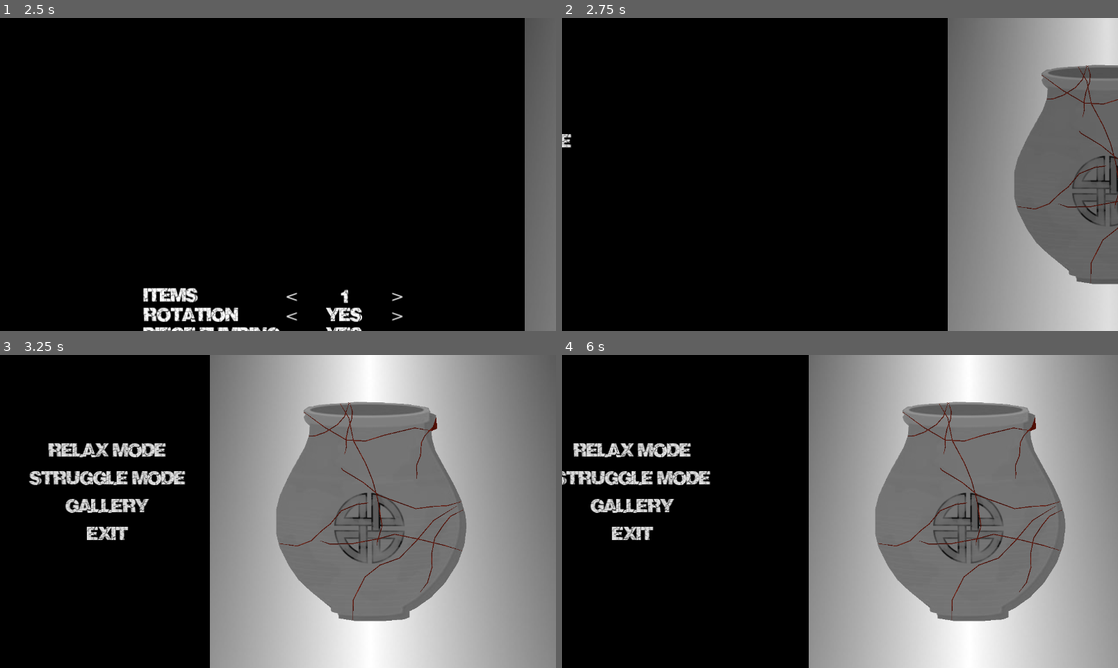
Above: before the commit, frames 1-4 (two rows, left to right).
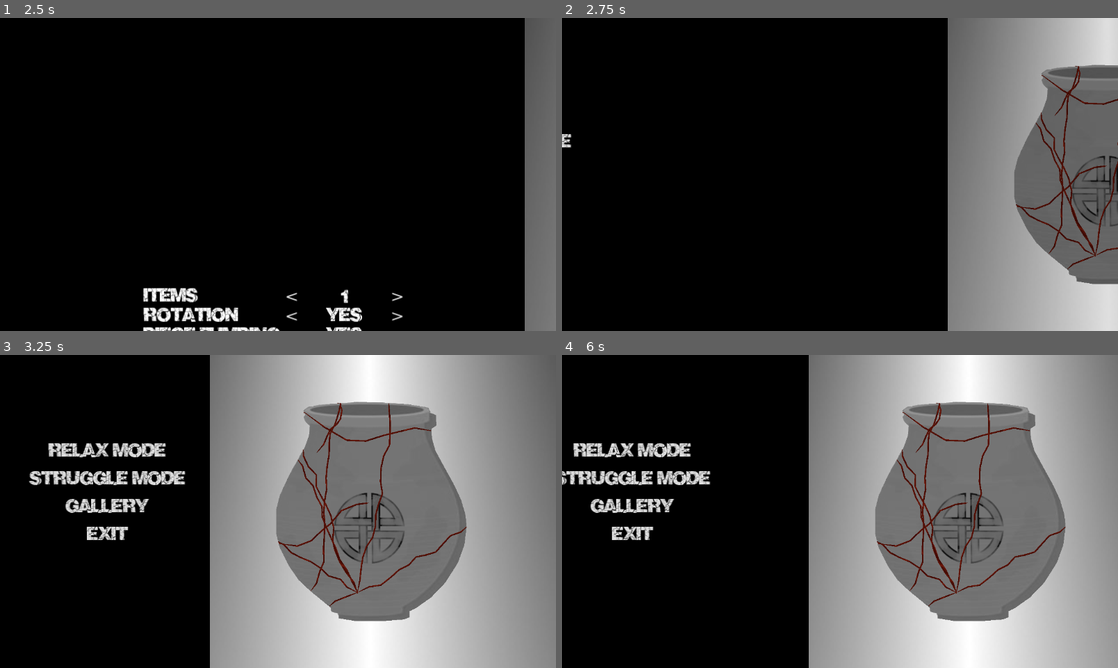
Above: after the commit, the same moments.

Repository: feyrkh/Exploratory
Game: Godot game, scene res://menu/main/TitleScreen.tscn
Two runs of this game, one before a commit and one after it. Both use one fixed random seed, a clock stepped at 60 frames per second and the inputs below. Sound files missing from this copy of the repository are replaced by a short silence.
Inputs (mouse positions are in pixels of both pictures, inside the frame that each line leads up to):
- Up to frame 1 (2.5 s): click "Relax Mode" at 0.5 s; tap Enter at 1.25 s; move the mouse to (400, 158) at 1.27 s; hold D (right) 1.28-2 s; tap Space (add_crack) at 1.35 s; click (400, 158) at 1.42 s; click "Start" at 2 s
- Up to frame 2 (2.75 s): no input
- Up to frame 3 (3.25 s): drag from (166, 527) to (250, 574) at 2.77 s
- Up to frame 4 (6 s): click "Struggle Mode" at 3.5 s; move the mouse to (895, 442) at 4.27 s; hold D (right) 4.28-5 s; hold Tab (change_click_mode) 4.28-5 s; click "Start" at 5 s; drag from (812, 574) to (673, 464) at 5.77 s

Frame 1 is identical in both runs. In frame 2, 1.0% of the frame differs, in the area x 81-100%, y 15-85%; in frame 3, 1.6%; in frame 4, 1.6%, in the area x 56-91%, y 15-85%.

Commit message:
Improved fracture algorithms

Diff:
--- a/menu/main/TitleScreen.gd
+++ b/menu/main/TitleScreen.gd
@@ -289,10 +289,12 @@
 	next_bounding_box = item.bounding_box
 	item.position = -(item.bounding_box.size / 2 + item.bounding_box.position)
 
-	for j in range(randi_range(5, 12)):
-		item.random_scar()
+	var cracks := FractureGenerator.generate_standard_scars(item, randi_range(5, 12))
+	item.create_scars_from_paths(cracks)
+	#for j in range(randi_range(5, 12)):
+	#	item.random_scar()
 	if load_slowly: await(get_tree().process_frame)
-	await item.try_shatter(randf_range(0.5, 1.5), load_slowly)
+	await item.try_shatter(randf_range(1, 2.5), load_slowly)
 	if load_slowly: await(get_tree().process_frame)
 	for i in find_child("ItemPreparation").get_children():
 		if is_instance_valid(i) and i is ArcheologyItem:
--- a/pottery/ArcheologyItem.gd
+++ b/pottery/ArcheologyItem.gd
@@ -624,6 +624,15 @@
 	scar.generate_scar(collision.polygon, start_pos, (end_pos-start_pos).length(), start_angle, max_deviation, min_segment_len, max_segment_len)
 	add_scar(scar)
 
+func create_scars_from_paths(scar_paths:Array[PackedVector2Array]):
+	for path in scar_paths:
+		if path.size() >= 2:
+			print("Adding scar")
+			var scar:ItemScar = ItemScar.create_scar_from_path(path)
+			add_scar(scar)
+		else:
+			print("Skipping zero-length scar")
+
 func _calculate_area(polygon) -> float:
 	var triangles = Geometry2D.triangulate_polygon(polygon)
 	if triangles.size() == 0:
--- a/pottery/CleaningTable.gd
+++ b/pottery/CleaningTable.gd
@@ -60,8 +60,10 @@
 			new_item.position = scene_center + Vector2(randf_range(-400, 400), randf_range(-400, 400))
 			fade_label.text = "Item "+str(i+1)+" of "+str(total_items)+"\nShattering..."
 			await get_tree().process_frame
-			for j in range(settings.get(CRACK_COUNT_SETTING, 8)):
-				new_item.random_scar()
+			var cracks := FractureGenerator.generate_standard_scars(new_item, settings.get(CRACK_COUNT_SETTING, 8))
+			new_item.create_scars_from_paths(cracks)
+			#for j in range(settings.get(CRACK_COUNT_SETTING, 8)):
+			#	new_item.random_scar()
 			await new_item.try_shatter(Global.shatter_width, true)
 
 		PhysicsServer2D.set_active(true)
--- a/pottery/CleaningTable.tscn
+++ b/pottery/CleaningTable.tscn
@@ -17,6 +17,7 @@
 visibility_layer = 3
 script = ExtResource("1_avayf")
 camera_top_left_limit = Vector2(-400, -250)
+camera_bot_right_limit = null
 metadata/_edit_vertical_guides_ = [4383.0, 3700.0, 2055.0, 8.0, 55.0]
 metadata/_edit_horizontal_guides_ = [3199.0, 1523.0]
 
--- /dev/null
+++ b/pottery/FractureGenerator.gd
@@ -0,0 +1,153 @@
+extends Object
+class_name FractureGenerator
+
+const DEFAULT_DEFLECTION := 25.0
+
+#func edge_to_center_fracture(item:ArcheologyItem)->PackedVector2Array:
+	#var result = PackedVector2Array()
+	#var start_pt = _random_bbox_edge_point(item.bounding_box)
+	#return result
+
+static func generate_standard_scars(item:ArcheologyItem, scar_count:int)->Array[PackedVector2Array]:
+	var total_scars = 0
+	var result:Array[PackedVector2Array] = []
+	while total_scars < scar_count:
+		var chance := randf()
+		var potential_new_scars
+		if chance < 0.4:
+			potential_new_scars = FractureGenerator.chisel_fracture(item, randi_range(1, scar_count-total_scars))
+		elif chance < 0.9:
+			item.random_scar()
+			total_scars += 1
+		else:
+			potential_new_scars = [FractureGenerator.edge_to_edge_fracture(item)]
+		if potential_new_scars != null:
+			for s in potential_new_scars:
+				if s.size() > 3:
+					total_scars += 1
+					result.append(s)
+	return result
+
+static func edge_to_edge_fracture(item:ArcheologyItem)->PackedVector2Array:
+	var result = PackedVector2Array()
+	# get the line started
+	var random_pt = MyGeom.random_bbox_edge_point(item.bounding_box)
+	result.append(random_pt)
+	result.append(random_pt + (item.center + Vector2(randf_range(-item.bounding_box.size.x/2, item.bounding_box.size.x/2), randf_range(-item.bounding_box.size.y/2, item.bounding_box.size.y/2)) - random_pt).normalized() * 3)
+	var min_dist = min(item.bounding_box.size.x, item.bounding_box.size.y)/20
+	var max_dist = max(item.bounding_box.size.x, item.bounding_box.size.y)/16
+	var max_deflection = deg_to_rad(DEFAULT_DEFLECTION)
+	_extend_fracture_to_bbox_edge(result, min_dist, max_dist, max_deflection, item.bounding_box)
+	result = trim_fracture(item, result)
+	return result
+
+## multiple fractures radiating from a random point in the middle of the object
+static func chisel_fracture(item:ArcheologyItem, num_fractures:int) -> Array[PackedVector2Array]:
+	var start_pt = item.center + (item.get_random_edge_point() - item.center) * randf()
+	var result:Array[PackedVector2Array] = []
+	var min_dist = min(item.bounding_box.size.x, item.bounding_box.size.y)/20
+	var max_dist = max(item.bounding_box.size.x, item.bounding_box.size.y)/16
+	var max_deflection = deg_to_rad(DEFAULT_DEFLECTION)
+	for i in num_fractures:
+		var cur_angle = randf_range(0, 2*PI)
+		var cur_line = PackedVector2Array([start_pt, _extend_fracture(start_pt, min_dist, max_dist, cur_angle, max_deflection)])
+		_extend_fracture_to_bbox_edge(cur_line, min_dist, max_dist, max_deflection, item.bounding_box)
+		cur_line = trim_fracture(item, cur_line)
+		if cur_line.size() > 0:
+			result.append(cur_line)
+	print("Ended chisel with ", result.size(), " fractures")
+	return result
+
+## roughly-circular fracture with fractures radiating from some of its points in the middle of the object
+static func hammer_fracture(item:ArcheologyItem, circle_point_count:int, circle_radius:float, num_fractures:int) -> Array[PackedVector2Array]:
+	var center_pt = item.center + (item.get_random_edge_point() - item.center) * randf()
+	var circle_fracture := PackedVector2Array()
+	for i in circle_point_count:
+		circle_fracture.append(center_pt + Vector2.RIGHT.rotated(randf_range(0, 2*PI)) * circle_radius)
+	var usable_points = Array(circle_fracture)
+	usable_points.shuffle()
+	var result:Array[PackedVector2Array] = []
+	var min_dist = min(item.bounding_box.size.x, item.bounding_box.size.y)/20
+	var max_dist = max(item.bounding_box.size.x, item.bounding_box.size.y)/16
+	var max_deflection = deg_to_rad(DEFAULT_DEFLECTION)
+	for i in min(num_fractures, circle_fracture.size()):
+		var start_pt = usable_points.pop_back()
+		var cur_angle = center_pt.angle_to_point(start_pt)
+		var cur_line = PackedVector2Array([start_pt, _extend_fracture(start_pt, min_dist, max_dist, cur_angle, max_deflection)])
+		_extend_fracture_to_bbox_edge(cur_line, min_dist, max_dist, max_deflection, item.bounding_box)
+		result.append(cur_line)
+	#circle_fracture.append(circle_fracture[0]) # close the circle
+	circle_fracture = MyGeom.build_convex_polygon(circle_fracture)
+	result.append(circle_fracture)
+	return result
+
+static func lightning_fracture(item:ArcheologyItem, start_pt=null, start_angle:float=0, fracture_split_chance:float=0.2, post_split_chance_multiplier:float=0.5):
+	if start_pt == null:
+		start_pt = item.center + (item.get_random_edge_point() - item.center) * randf()
+		start_angle = item.center.angle_to_point(start_pt)
+	var result:Array[PackedVector2Array] = []
+	var cur_crack = PackedVector2Array([start_pt])
+	var min_dist = min(item.bounding_box.size.x, item.bounding_box.size.y)/20
+	var max_dist = max(item.bounding_box.size.x, item.bounding_box.size.y)/16
+	var max_deflection = deg_to_rad(DEFAULT_DEFLECTION)
+	var cur_pt = start_pt
+	var cur_angle = start_angle
+	while item.bounding_box.has_point(cur_pt):
+		cur_pt = _extend_fracture(cur_pt, min_dist, max_dist, cur_angle, max_deflection)
+		cur_crack.append(cur_pt)
+		if randf() < fracture_split_chance:
+			var split_cracks = lightning_fracture(item, cur_crack[-1], cur_angle + randf_range(-max_deflection*2, max_deflection*2), fracture_split_chance * post_split_chance_multiplier)
+			result.append_array(split_cracks)
+	result.append(cur_crack)
+	return result
+
+static func trim_fracture(item:ArcheologyItem, fracture:PackedVector2Array) -> PackedVector2Array:
+	var poly = item.polygon.polygon
+	var trimmed_fracture := PackedVector2Array()
+	var first_pt:int = 0
+	var last_pt:int = fracture.size() - 1
+	var cur_pt = fracture[0]
+	var cur_in_area = Geometry2D.is_point_in_polygon(cur_pt, item.polygon.polygon)
+	for i in range(1, fracture.size() - 1):
+		var next_pt = fracture[i]
+		var next_in_area = Geometry2D.is_point_in_polygon(next_pt, item.polygon.polygon)
+		if !cur_in_area and !next_in_area:
+			first_pt = i
+		else:
+			break
+		cur_pt = next_pt
+		cur_in_area = next_in_area
+
+	cur_pt = fracture[-1]
+	cur_in_area = Geometry2D.is_point_in_polygon(cur_pt, item.polygon.polygon)
+	for i in range(2, fracture.size() - first_pt):
+		var next_pt = fracture[-i]
+		var next_in_area = Geometry2D.is_point_in_polygon(next_pt, item.polygon.polygon)
+		if !cur_in_area and !next_in_area:
+			last_pt = fracture.size() - i + 1
+		else:
+			break
+		cur_pt = next_pt
+		cur_in_area = next_in_area
+
+	if first_pt >= last_pt:
+		print("Returning empty fracture, it is entirely outside the area")
+		return []
+	if first_pt == 0 and last_pt == fracture.size() - 1:
+		print("Returning full fracture, it is entirely inside the area")
+		return fracture
+	print("Returning partial fracture, from ", first_pt, " to ", last_pt, " of ", fracture.size())
+	return fracture.slice(first_pt, last_pt)
+
+static func _extend_fracture(cur_pt:Vector2, min_dist:float, max_dist:float, cur_angle:float, max_deflection:float)->Vector2:
+	var next_dist = randf_range(min_dist, max_dist)
+	cur_angle = cur_angle + randf_range(-max_deflection, max_deflection)
+	cur_pt = cur_pt + Vector2.RIGHT.rotated(cur_angle) * next_dist
+	return cur_pt
+
+static func _extend_fracture_to_bbox_edge(result:PackedVector2Array, min_dist:float, max_dist:float, max_deflection:float, bbox:Rect2):
+	var cur_pt = result[-1]
+	var cur_angle = result[0].angle_to_point(result[1])
+	while bbox.has_point(cur_pt):
+		cur_pt = _extend_fracture(cur_pt, min_dist, max_dist, cur_angle, max_deflection)
+		result.append(cur_pt)
--- a/pottery/ItemPolygon2D.gd
+++ b/pottery/ItemPolygon2D.gd
@@ -22,9 +22,21 @@
 		bounding_box = Rect2(x1, y1, x2-x1, y2-y1)
 		#bbox_poly.polygon = [Vector2(x1, y1), Vector2(x2, y1), Vector2(x2, y2), Vector2(x1, y2)]
 		return bounding_box
+var total_edge_length:float:
+	get:
+		if total_edge_length == null:
+			total_edge_length = _calc_total_edge_length()
+		return total_edge_length
 
 func _ready():
 	pass
 	#bbox_poly = Polygon2D.new()
 	#bbox_poly.color = Color(1, 1, 1, 0.5)
 	#add_child(bbox_poly)
+
+func _calc_total_edge_length()->float:
+	var result = 0
+	for i in range(polygon.size()):
+		var j = (i+1) % polygon.size()
+		result += polygon[i].distance_to(polygon[j])
+	return result
--- a/pottery/ItemScar.gd
+++ b/pottery/ItemScar.gd
@@ -23,6 +23,14 @@
 	var new_scene = load(scene_file_path).instantiate()
 	var new_line = preload("res://pottery/ItemScarLine.tscn").instantiate()
 	new_line.points = Array(line.points)
+	new_scene.add_child(new_line)
+	new_scene.line = new_line
+	return new_scene
+
+static func create_scar_from_path(path:PackedVector2Array) -> ItemScar:
+	var new_scene = load("res://pottery/ItemScar.tscn").instantiate()
+	var new_line = preload("res://pottery/ItemScarLine.tscn").instantiate()
+	new_line.points = path
 	new_scene.add_child(new_line)
 	new_scene.line = new_line
 	return new_scene
--- a/test/testing.gd
+++ b/test/testing.gd
@@ -5,8 +5,19 @@
 
 # Called when the node enters the scene tree for the first time.
 func _ready():
-	var inflated = MyGeom.inflate_polyline(line.points, 10)
-	polygon.polygon = inflated
+	#var inflated = MyGeom.inflate_polyline(line.points, 10)
+	#polygon.polygon = inflated
+	var new_item = await ItemBuilder.build_random_item()
+	add_child(new_item)
+	new_item.position = Vector2(200, 200)
+	var paths:Array[PackedVector2Array]
+	paths = [FractureGenerator.edge_to_edge_fracture(new_item)]
+	new_item.create_scars_from_paths(paths)
+	paths = FractureGenerator.chisel_fracture(new_item, 4)
+	new_item.create_scars_from_paths(paths)
+	for i in 4:
+		new_item.random_scar()
+	new_item.try_shatter(0.5, false)
 
 
 # Called every frame. 'delta' is the elapsed time since the previous frame.
--- a/util/MyGeom.gd
+++ b/util/MyGeom.gd
@@ -121,3 +121,20 @@
 	for pt in polygon:
 		result.append(polygon_holder.to_local(pt))
 	return result
+
+static func random_bbox_edge_point(bbox:Rect2)->Vector2:
+	var edge_len = bbox.size.x*2 + bbox.size.y*2
+	var edge_dist = randf_range(0, edge_len)
+	if edge_dist < bbox.size.x:
+		return bbox.position + Vector2(edge_dist, 0)
+	edge_dist -= bbox.size.x
+	if edge_dist < bbox.size.y:
+		return bbox.position + Vector2(bbox.size.x, edge_dist)
+	edge_dist -= bbox.size.y
+	if edge_dist < bbox.size.x:
+		return bbox.position + Vector2(edge_dist, bbox.size.y)
+	edge_dist -= bbox.size.x
+	if edge_dist < bbox.size.y:
+		return bbox.position + Vector2(0, edge_dist)
+	push_error("Unexpectedly went outside the range of a bounding box ", bbox, " edge by ", edge_dist)
+	return Vector2.ZERO
